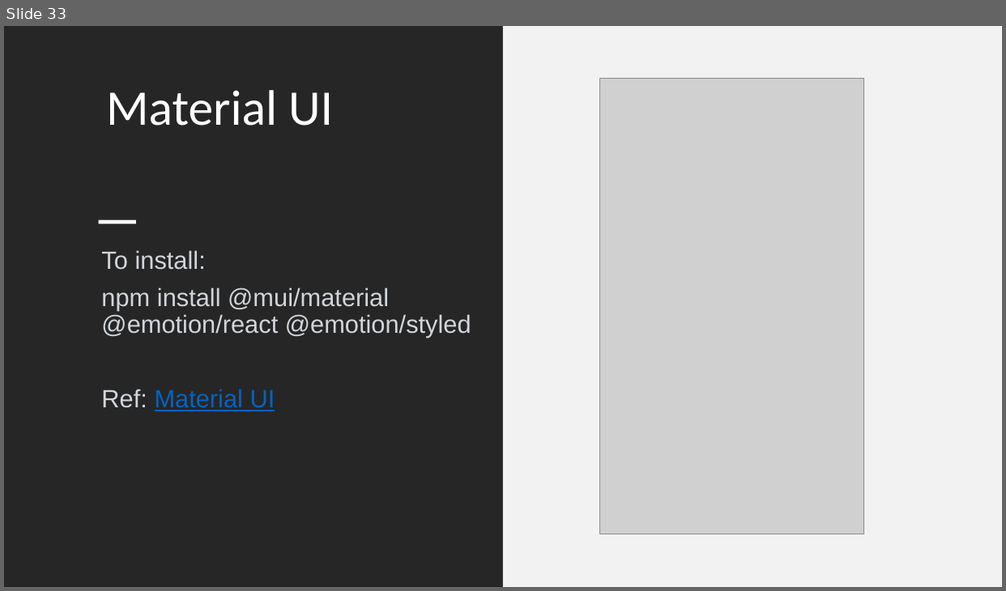
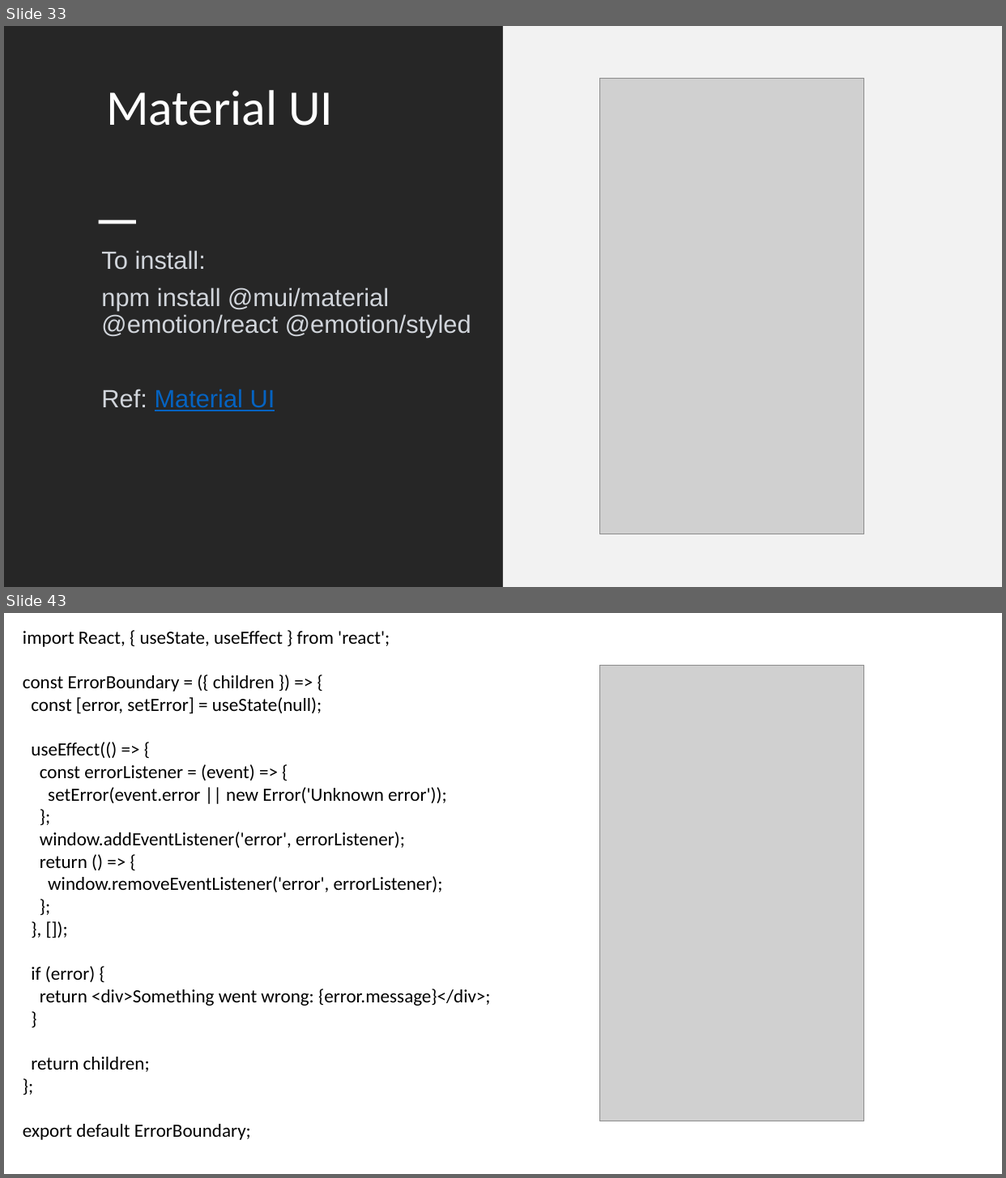
Before and after one commit to SivaPrasannaS/skg, a slide deck: react/study_materials/React.pptx. Shown one above the other, each under a label of ours: slide 33 before the commit, slides 33 and 43 after it; the slides between them are not shown. The pictures are 1006x591 and 1006x1178 pixels, drawn with LibreOffice and Linux fonts; fonts in the diff are those of the drawing; grey boxes stand for pictures. Boxes give left, top, right and bottom in pixels: in the first picture for what was removed or moved away, otherwise in the second. Text is boxed around its words. In the diff, an @@ line names an element or a change of style, - is before the commit and + after.

Commit message:
Updated content in react ppt

```diff
--- a/react/study_materials/React.pptx
+++ b/react/study_materials/React.pptx
@@ slide 43 added at (4,613,1002,1174), background #FFFFFF @@
@@ text added at (23,631,490,1140), 18 pt, text #000000 @@
+import React, { useState, useEffect } from 'react';
+const ErrorBoundary = ({ children }) => {
+const [error, setError] = useState(null);
+useEffect(() => {
+const errorListener = (event) => {
+setError(event.error || new Error('Unknown error'));
+};
+window.addEventListener('error', errorListener);
+return () => {
+window.removeEventListener('error', errorListener);
+};
+}, []);
+if (error) {
+return <div>Something went wrong: {error.message}</div>;
+}
+return children;
+};
+export default ErrorBoundary;
@@ picture added at (600,666,865,1122) @@
```
Also in this commit, not shown: 9 other slides added, 7 other files.
